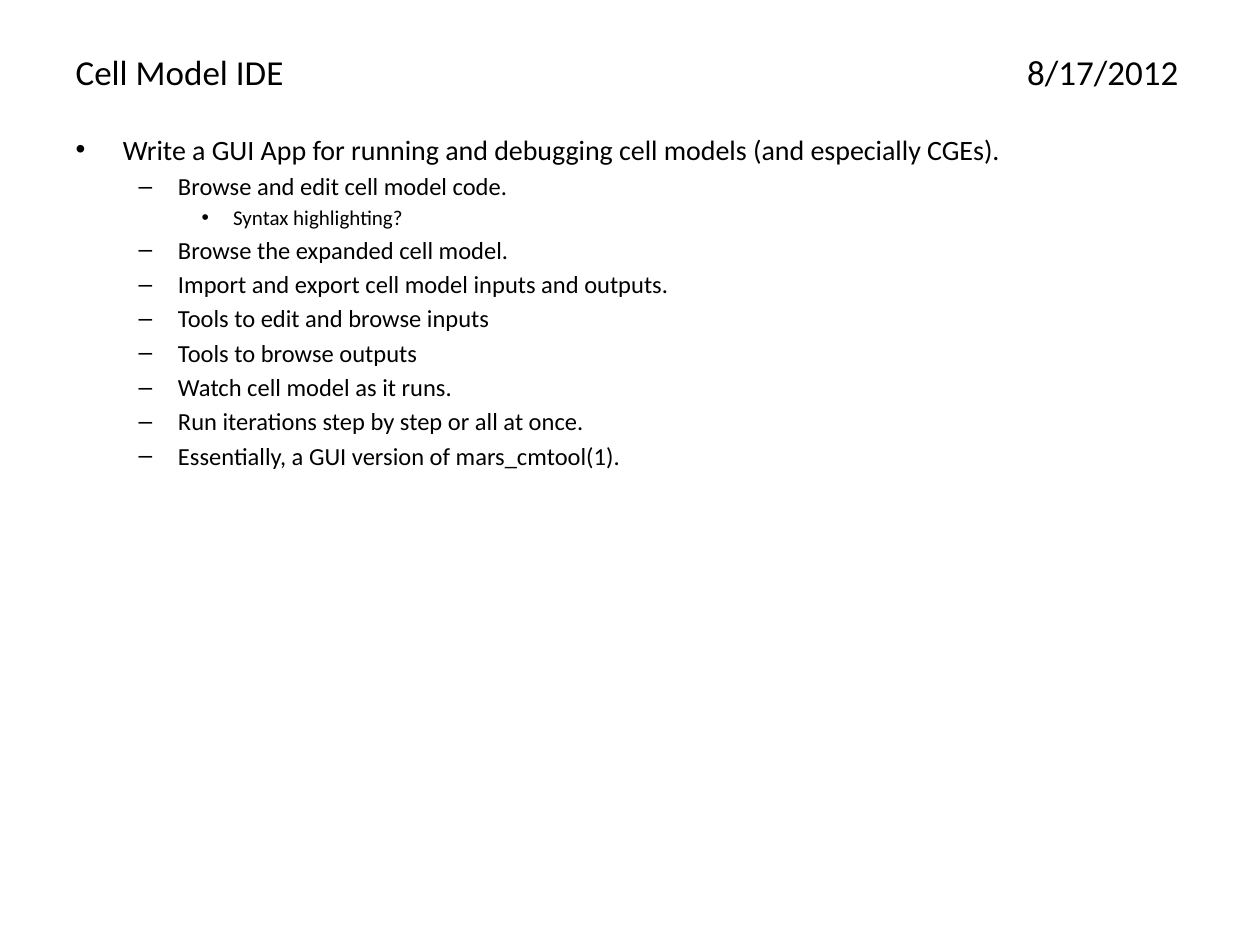
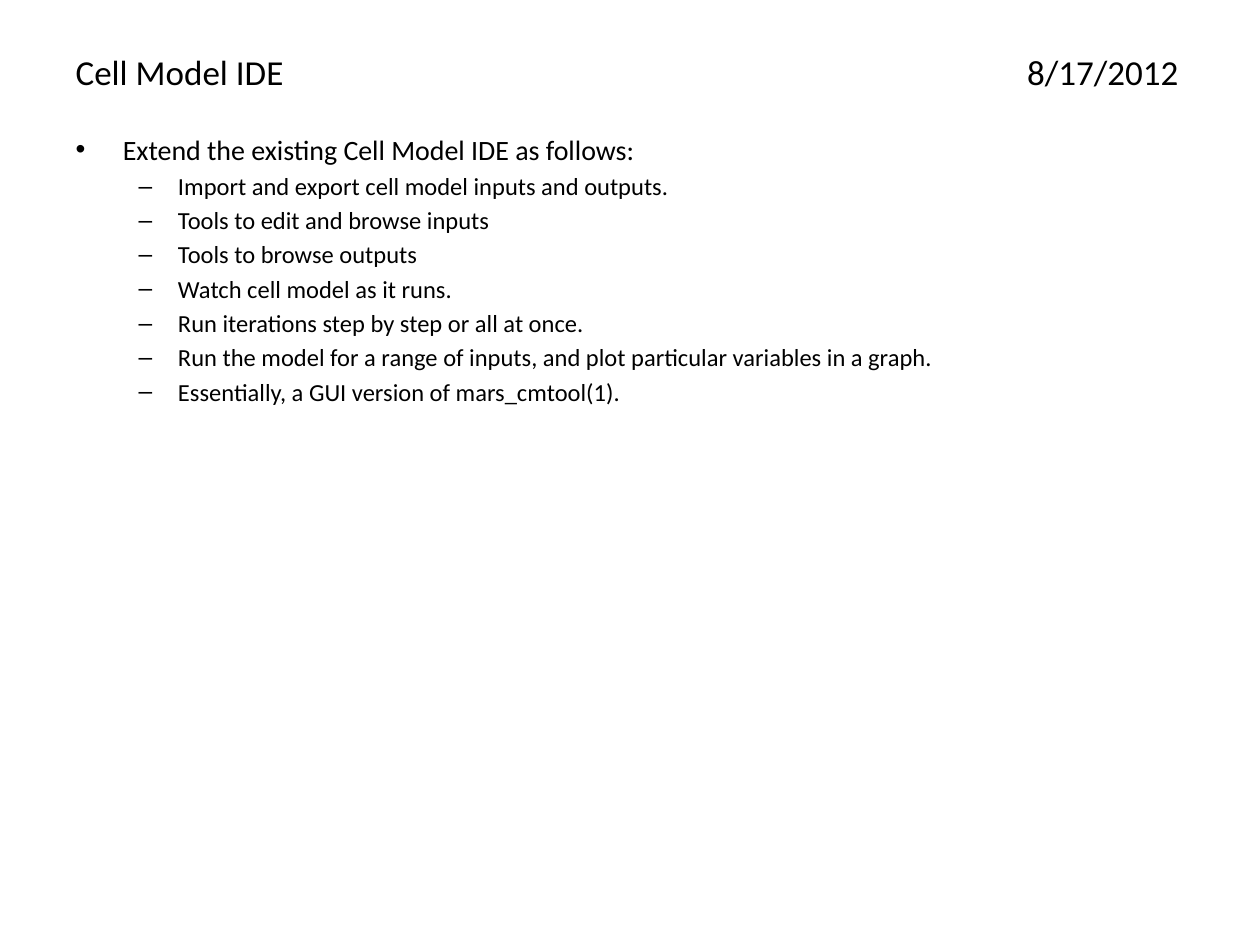
Before and after one commit to AthenaModel/athena-legacy, a slide deck: slide 6 of docs/dev/ideas.pptx. Drawn at 1260x945 pixels with LibreOffice and Linux fonts; fonts in the diff are those of the drawing. Boxes give left, top, right and bottom in pixels: in the first picture for what was removed or moved away, otherwise in the second. Text is boxed around its words. In the diff, an @@ line names an element or a change of style, - is before the commit and + after.

```diff
--- a/docs/dev/ideas.pptx
+++ b/docs/dev/ideas.pptx
@@ text at box(123, 140, 634, 165): text changed @@
-• Write a GUI App for running and debugging cell models (and especially CGEs).
-  – Browse and edit cell model code.
-    • Syntax highlighting?
-  – Browse the expanded cell model.
+• Extend the existing Cell Model IDE as follows:
@@ text at box(178, 349, 931, 371): paragraph added @@
+  – Run the model for a range of inputs, and plot particular variables in a graph.
```
Also in this commit, not shown: 2 other slides changed, 8 slides added, 2 slides removed.
